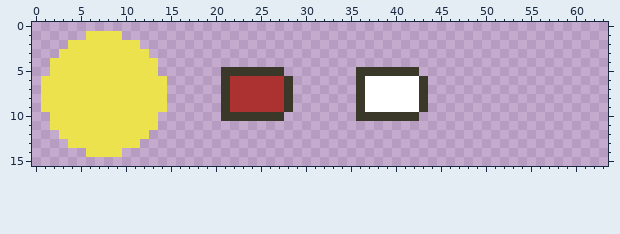
Pixel-art sprite -- src/res/public/upscale/bullet.png. The picture above is the old version.
The file is 64x16 pixels. The old version is drawn lined up with the new one.
New version:
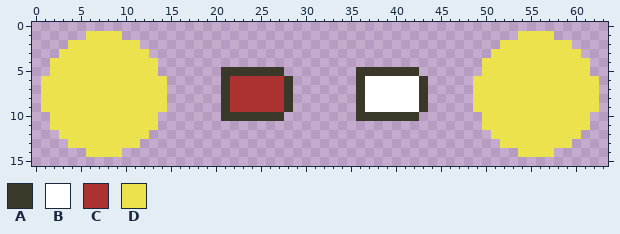
Palette (. is transparent): A #393829  B #ffffff  C #ac3232  D #ebe24d
What changed:
drawings rearranged on the sheet (the old picture shows each at its new place; 1 dropped ones are not shown)
@@ x 47..63 @@
  0 .................
- 1 .................
- 2 .................
- 3 .................
- 4 .................
- 5 .................
- 6 .................
- 7 .................
- 8 .................
- 9 .................
-10 .................
-11 .................
-12 .................
-13 .................
-14 .................
+ 1 .......DDDD......
+ 2 .....DDDDDDDD....
+ 3 ....DDDDDDDDDD...
+ 4 ...DDDDDDDDDDDD..
+ 5 ...DDDDDDDDDDDD..
+ 6 ..DDDDDDDDDDDDDD.
+ 7 ..DDDDDDDDDDDDDD.
+ 8 ..DDDDDDDDDDDDDD.
+ 9 ..DDDDDDDDDDDDDD.
+10 ...DDDDDDDDDDDD..
+11 ...DDDDDDDDDDDD..
+12 ....DDDDDDDDDD...
+13 .....DDDDDDDD....
+14 .......DDDD......
 15 .................
